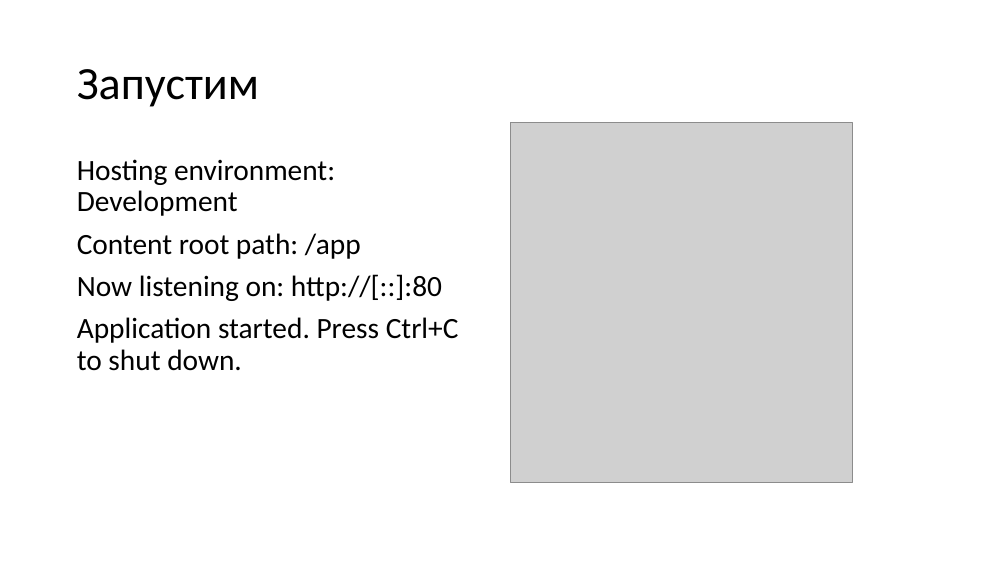
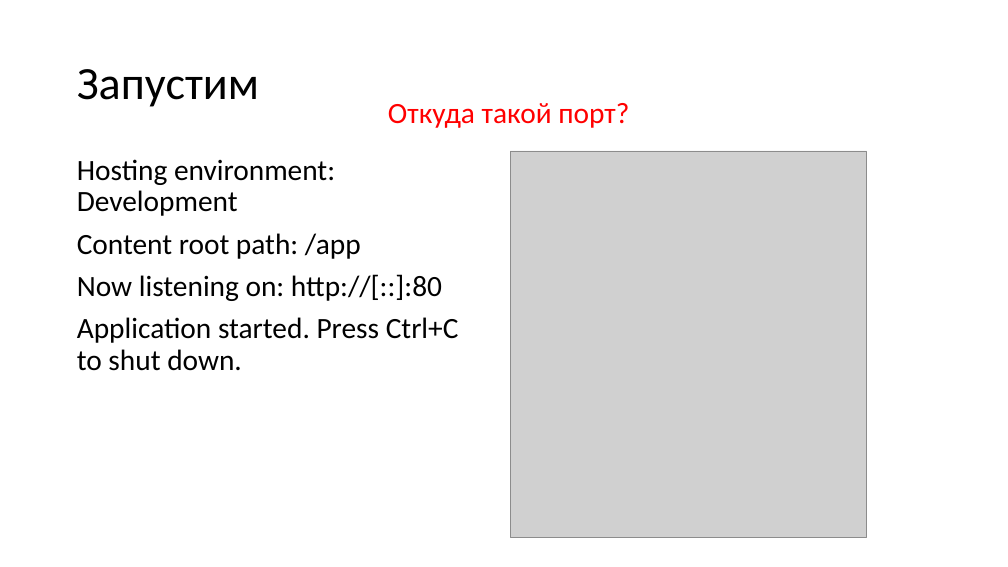
Before and after one commit to kugushev/presentations, a slide deck: slide 12 of 2019_VisualStudio-And-Docker/Presentation.pptx (slide 3 before the commit). Drawn at 1008x567 pixels with LibreOffice and Linux fonts; fonts in the diff are those of the drawing; grey boxes stand for pictures. Boxes give left, top, right and bottom in pixels: in the first picture for what was removed or moved away, otherwise in the second. Text is boxed around its words. In the diff, an @@ line names an element or a change of style, - is before the commit and + after.

```diff
--- a/2019_VisualStudio-And-Docker/Presentation.pptx
+++ b/2019_VisualStudio-And-Docker/Presentation.pptx
@@ text added at [388,103,629,128], 28 pt, text #FF0000 @@
+Откуда такой порт?
@@ picture: place and size @@
-picture at [510,123,853,482]
+picture at [510,151,867,538]
```
Also in this commit, not shown: 1 other slide changed, 11 slides added.
